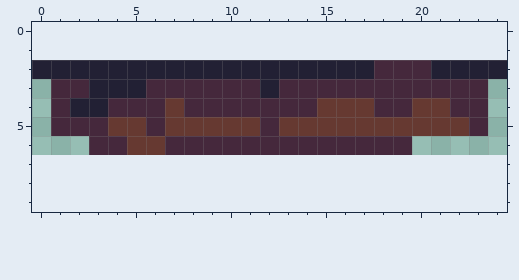
Two states of a pixel-art file, src/images/platform-wheel.aseprite. Above, as it was before the edit.
25x5 pixels, 1 frame. The old version is drawn lined up with the new one, on the new canvas.
The result:
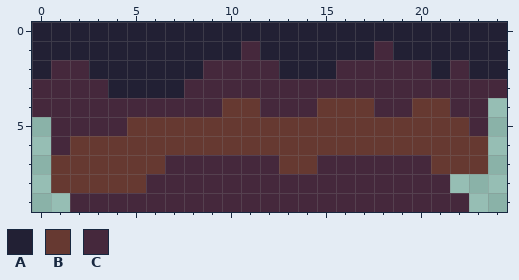
Palette (. is transparent): A #222034  B #663931  C #45283c
From old to new:
canvas 25x5 -> 25x10, the old top-left corner now at 0,2
Colour A now appears in row 0 at x 0 to 24; in row 1 at x 0 to 10, 12 to 17 and 19 to 24.
The author changed colour C to colour A in row 3 at x 6 to 7.
Colour B now appears in row 6 at x 2 and 20 to 23; in row 7 at x 1 to 6, 13 to 14 and 21 to 23; in row 8 at x 1 to 5.
The author changed colour C to colour B in row 4 at x 10 to 11; in row 5 at x 6 and 12; in row 6 at x 3 to 4 and 7 to 19.
Colour C now appears in row 1 at x 11 and 18; in row 3 at x 0 and 24; in row 4 at x 0; in row 6 at x 1; in row 7 at x 7 to 12 and 15 to 20; in row 8 at x 6 to 21.
Colour C now appears in row 9 at x 2 to 22.
The author changed colour A to colour C in row 2 at x 1 to 2, 9 to 12, 16 to 17 and 22; in row 3 at x 3 and 12; in row 4 at x 2 to 3.
The author changed colour B to colour C in row 4 at x 7; in row 5 at x 4.
Changed places in both pictures, as pixel boxes (x1, y1, x2, y2):
changed: (32, 22, 507, 212)
